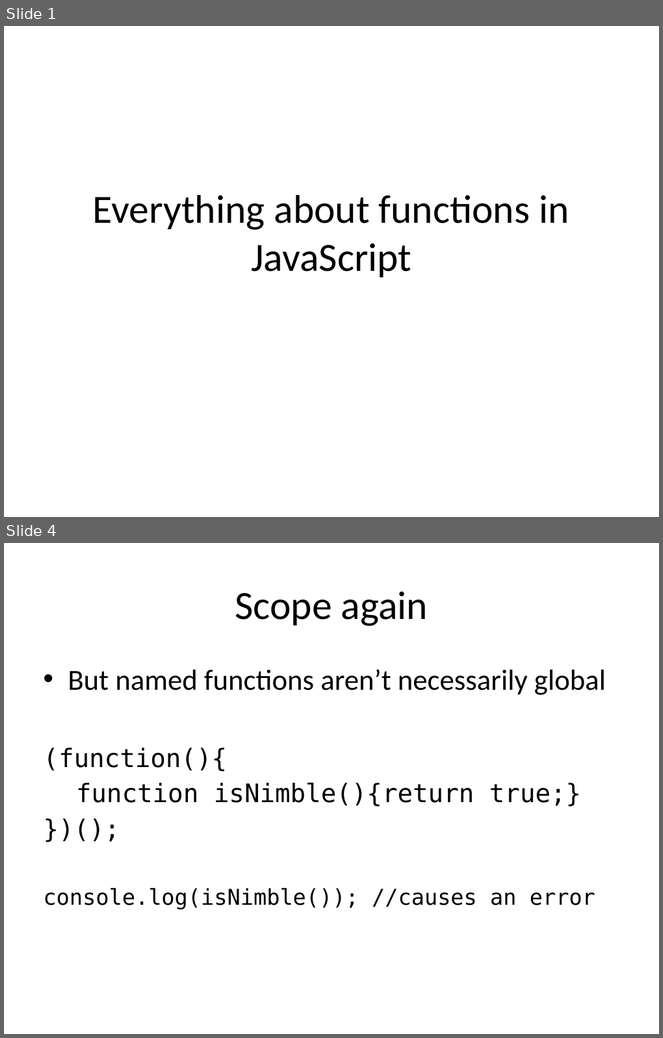
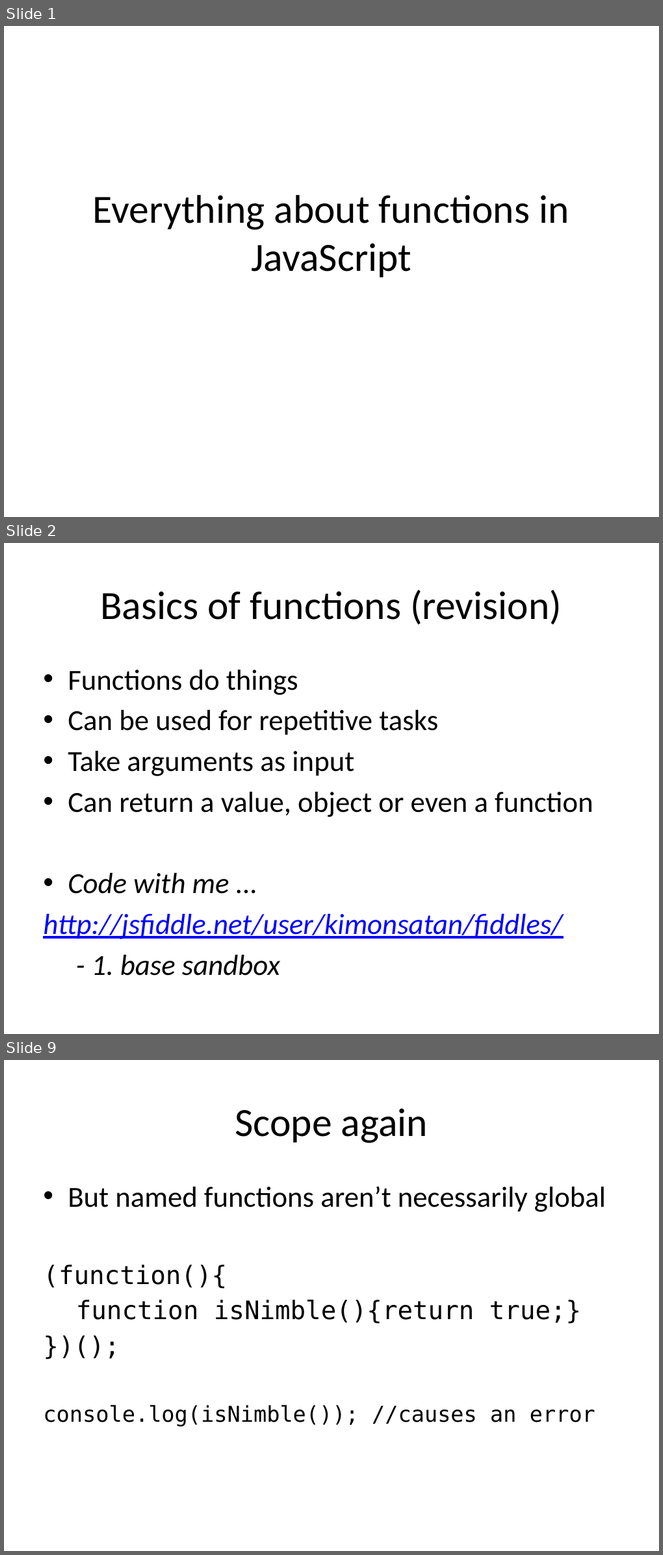
Before and after one commit to kimon-satan/SAEjavaScript, a slide deck: week8/slides/week8.pptx. Shown one above the other, each under a label of ours: slides 1 and 4 before the commit, slides 1, 2 and 9 after it; the slides between them are not shown. The pictures are 663x1038 and 663x1555 pixels, drawn with LibreOffice and Linux fonts; fonts in the diff are those of the drawing. Boxes give left, top, right and bottom in pixels: in the first picture for what was removed or moved away, otherwise in the second. Text is boxed around its words. In the diff, an @@ line names an element or a change of style, - is before the commit and + after.

```diff
--- a/week8/slides/week8.pptx
+++ b/week8/slides/week8.pptx
@@ slide 2 added at <box>4,543,659,1034</box>, background #FFFFFF @@
@@ title added at <box>100,590,562,625</box>, 44 pt, text #000000 @@
+Basics of functions (revision)
@@ text added at <box>43,670,594,976</box>, 32 pt, text #000000 @@
+• Functions do things
+• Can be used for repetitive tasks
+• Take arguments as input
+• Can return a value, object or even a function
+• Code with me ...
+http://jsfiddle.net/user/kimonsatan/fiddles/
+- 1. base sandbox
@@ what was slide 4 is now slide 9 @@
```
Also in this commit, not shown: 5 slides changed, 9 other slides added, 1 slide removed.
